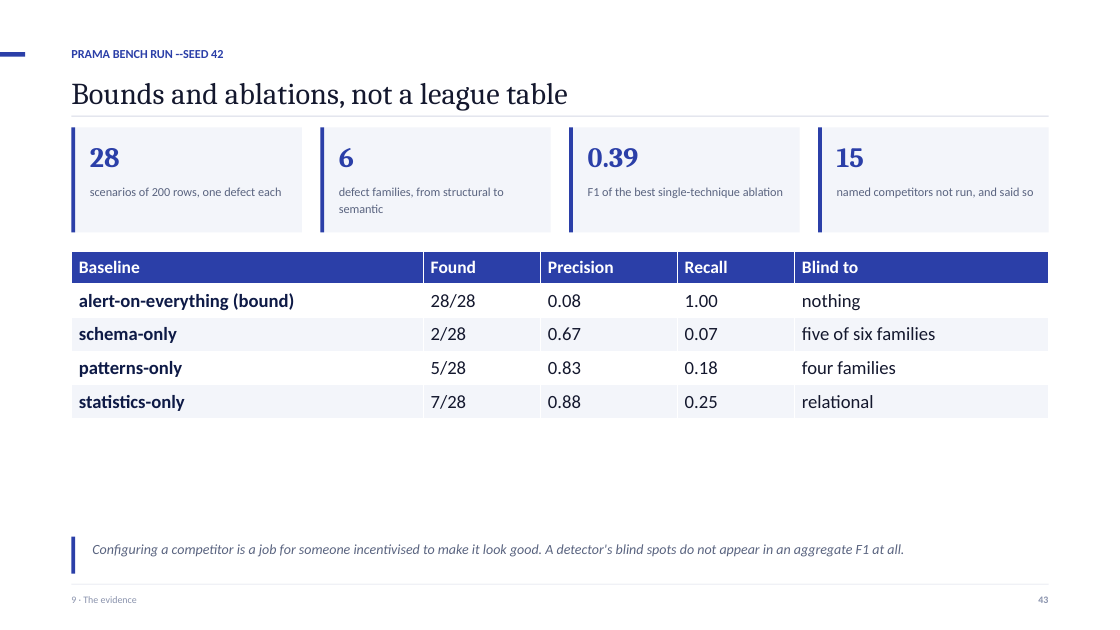
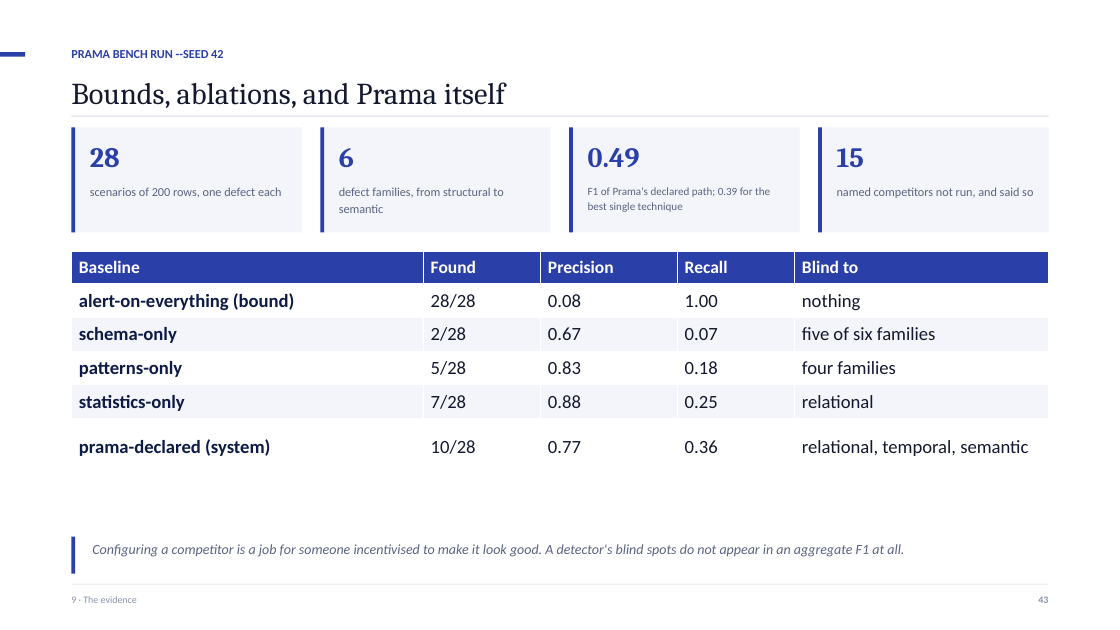
Before and after one commit to ajsinha/prama, a slide deck: slide 43 of docs/deck/Prama-Evidence-First-Data-Quality.pptx. Drawn at 1120x630 pixels with LibreOffice and Linux fonts; fonts in the diff are those of the drawing. Boxes give left, top, right and bottom in pixels: in the first picture for what was removed or moved away, otherwise in the second. Text is boxed around its words. In the diff, an @@ line names an element or a change of style, - is before the commit and + after.

Commit message:
Sandboxed admission, PR change review, PySpark joins, Prama on its benchmark, co-access hints
Admission. With delegates.sandbox on, the server never imports delegate code:
each configured file (and the installed entry points) is scanned, imported and
probed by its own sealed worker (vet --admit); the server registers stand-ins
with the real implementation hash. One launcher (prama.delegates.sandbox) now
serves runs, upload vetting and admission; upload vetting no longer inherits
the server's environment. A delegate that hangs admission is refused alone.

Change review. prama code review --base REF reads both versions with git
archive through the sandboxed reader and reports edges added, removed or
retyped, their blast radius, proposals implied and retired; exit 3 when a live
control loses its basis.

PySpark joins. The reader follows joins (on names, lists, or equalities),
records join-key edges with the SQL reader's pairing text, and takes columns
from the side that provably has them; ambiguity is a gap.

Join fan-out. lineage_join_unique proposes HAS UNIQUE KEY on every column a
statement looks a table up by.

Benchmark. prama-declared scores Prama's declared path: 10/28, F1 0.49, blind to
relational, temporal and semantic. Its fairness test found the corpus's IBANs had
made-up check digits; the generator now computes them.

Co-access. us_coaccess records pairs of datasets read by one query; correlation
flags pairs queried together with a shared column and no relationship, with the
likely REFERENCES, as a hint only.

Paper register 75 rows: 53 run / 11 in part / 5 stated / 6 not built.

```diff
--- a/docs/deck/Prama-Evidence-First-Data-Quality.pptx
+++ b/docs/deck/Prama-Evidence-First-Data-Quality.pptx
@@ text at (x1=71, y1=82, x2=505, y2=108): text changed @@
-Bounds and ablations, not a league table
+Bounds, ablations, and Prama itself
@@ text at (x1=588, y1=148, x2=640, y2=167): text changed @@
-0.39
+0.49
@@ text at (x1=588, y1=187, x2=770, y2=212): text changed; size 10.5 to 9.5 pt @@
-F1 of the best single-technique ablation
+F1 of Prama's declared path; 0.39 for the best single technique
@@ table at (x1=71, y1=252, x2=1049, y2=476) @@
+row 6: prama-declared (system) | 10/28 | 0.77 | 0.36 | relational, temporal, semantic
```
Also in this commit, not shown: 1 other slide changed, 41 other files.
